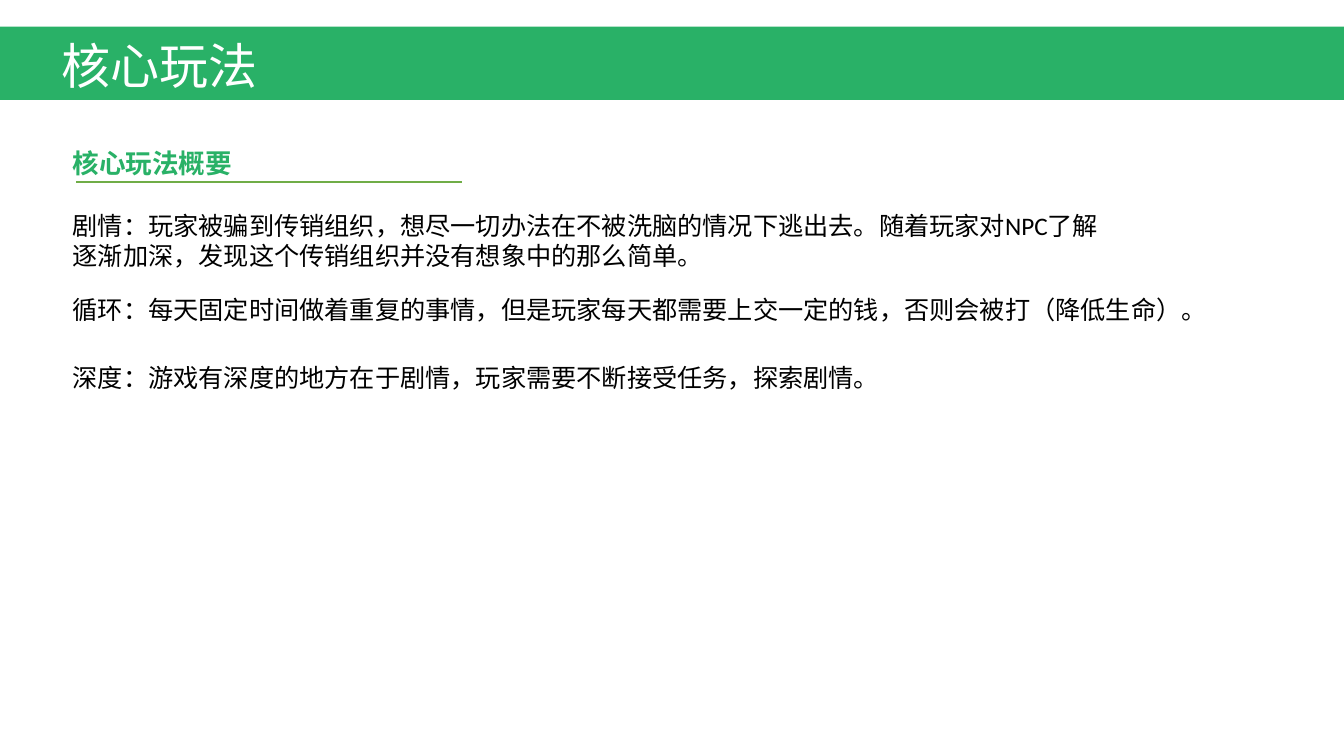
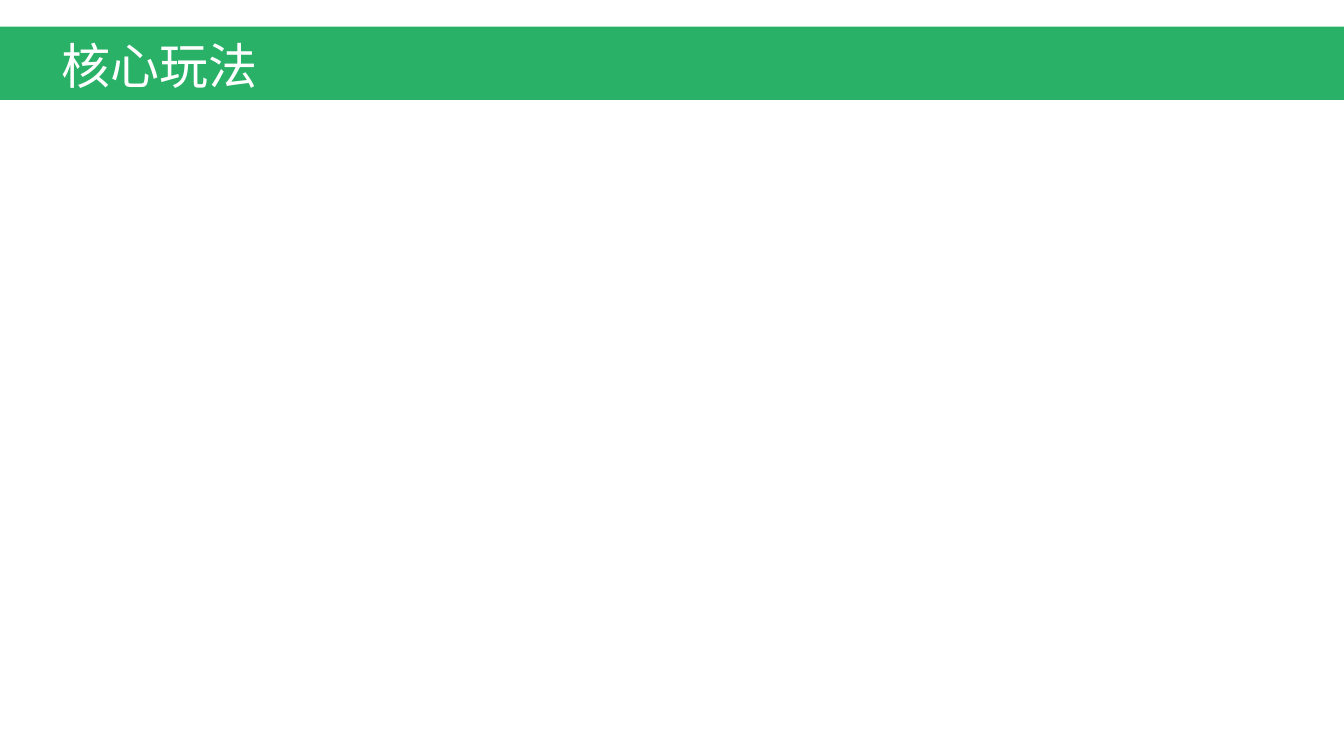
Before and after one commit to EscapeChuanxiao/ChuanXiao, a slide deck: slide 4 of 游戏概要.pptx (slide 3 before the commit). Drawn at 1344x756 pixels with LibreOffice and Linux fonts; fonts in the diff are those of the drawing. Boxes give left, top, right and bottom in pixels: in the first picture for what was removed or moved away, otherwise in the second. Text is boxed around its words. In the diff, an @@ line names an element or a change of style, - is before the commit and + after.

```diff
--- a/游戏概要.pptx
+++ b/游戏概要.pptx
@@ text removed at (73, 150, 232, 176) @@
-核心玩法概要
@@ line removed from (76, 182) to (462, 182) @@
@@ text removed at (73, 213, 1099, 268) @@
-剧情：玩家被骗到传销组织，想尽一切办法在不被洗脑的情况下逃出去。随着玩家对NPC了解逐渐加深，发现这个传销组织并没有想象中的那么简单。
@@ text removed at (73, 297, 1207, 322) @@
-循环：每天固定时间做着重复的事情，但是玩家每天都需要上交一定的钱，否则会被打（降低生命）。
@@ text removed at (73, 365, 879, 390) @@
-深度：游戏有深度的地方在于剧情，玩家需要不断接受任务，探索剧情。
```
Also in this commit, not shown: 3 other slides changed, 3 slides added, 2 slides removed, 1 other file.
